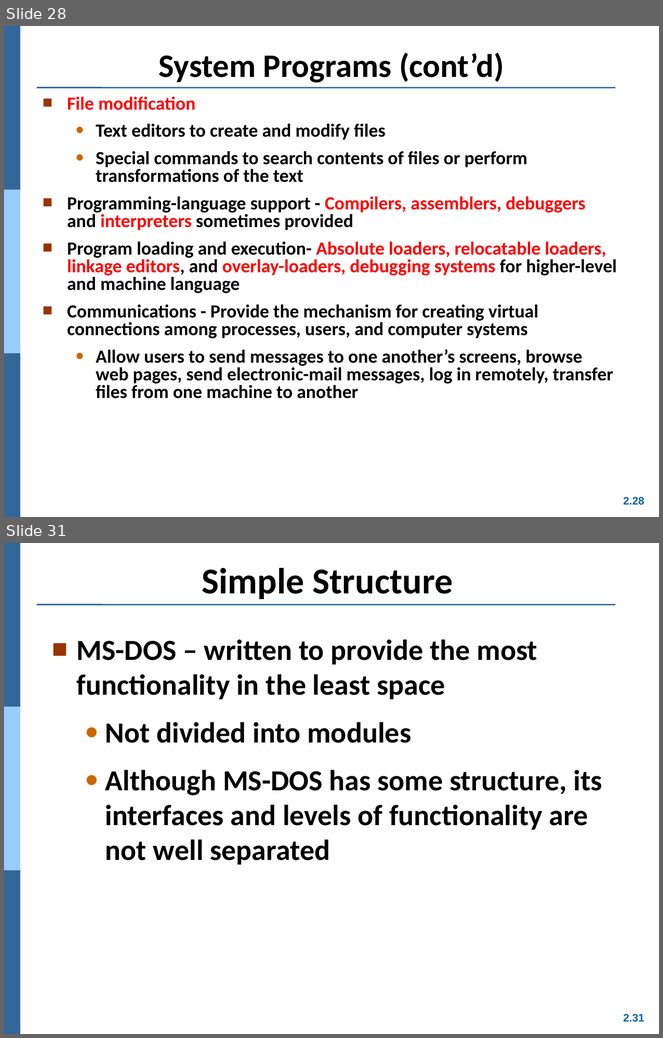
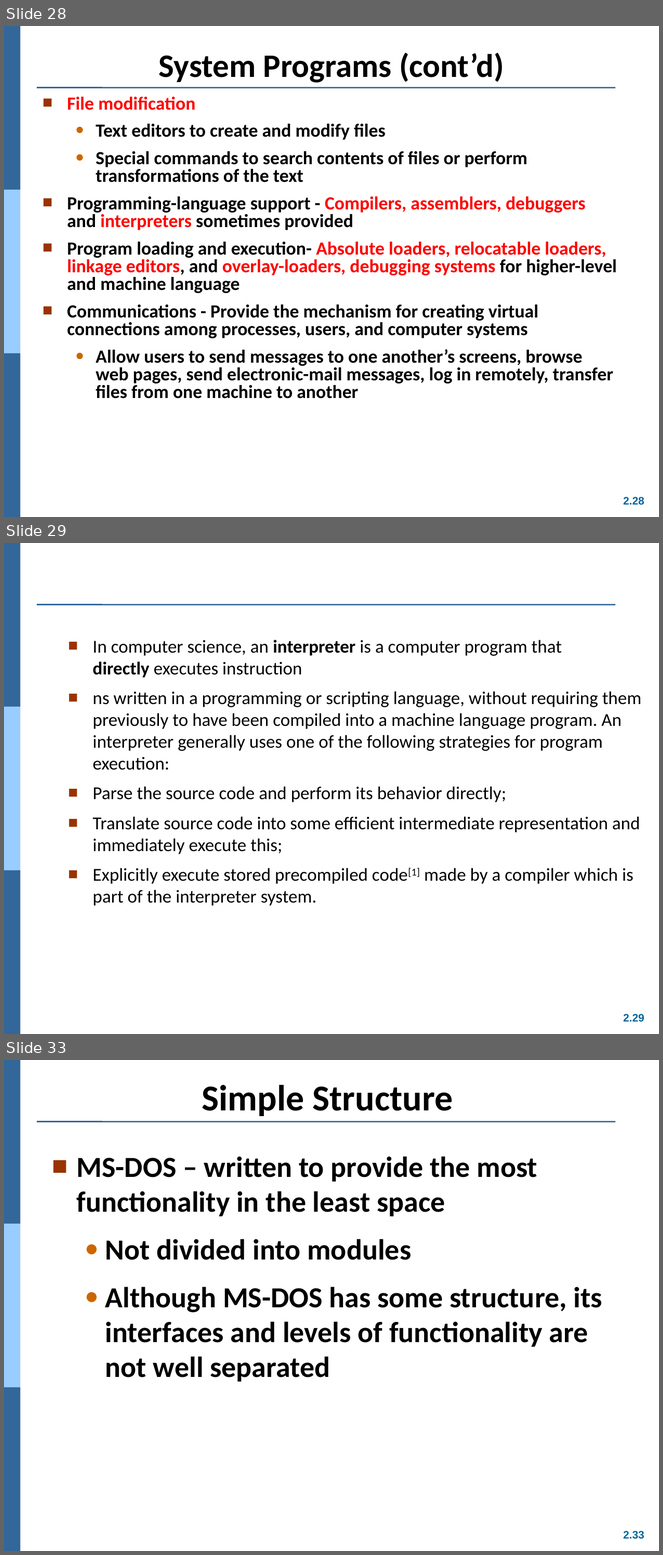
Before and after one commit to Yang09701194/OS_Learning, a slide deck: ch02.ppt. Shown one above the other, each under a label of ours: slides 28 and 31 before the commit, slides 28, 29 and 33 after it; the slides between them are not shown. The pictures are 663x1038 and 663x1555 pixels, drawn with LibreOffice and Linux fonts; fonts in the diff are those of the drawing. Boxes give left, top, right and bottom in pixels: in the first picture for what was removed or moved away, otherwise in the second. Text is boxed around its words. In the diff, an @@ line names an element or a change of style, - is before the commit and + after.

```diff
--- a/ch02.ppt
+++ b/ch02.ppt
@@ slide 29 added at [4,543,659,1034], background #FFFFFF; not listed: 5 template elements that a slide beside it also shows @@
@@ text added at [93,640,642,906], 20 pt, text #000000 @@
+■ In computer science, an interpreter is a computer program that directly executes instruction
+■ ns written in a programming or scripting language, without requiring them previously to have been compiled into a machine language program. An interpreter generally uses one of the following strategies for program execution:
+■ Parse the source code and perform its behavior directly;
+■ Translate source code into some efficient intermediate representation and immediately execute this;
+■ Explicitly execute stored precompiled code[1] made by a compiler which is part of the interpreter system.
@@ what was slide 31 is now slide 33 @@
@@ page number at [623,1531,645,1539]: text changed @@
-2.31
+2.33
```
Also in this commit, not shown: 13 slides changed, 1 other slide added.
